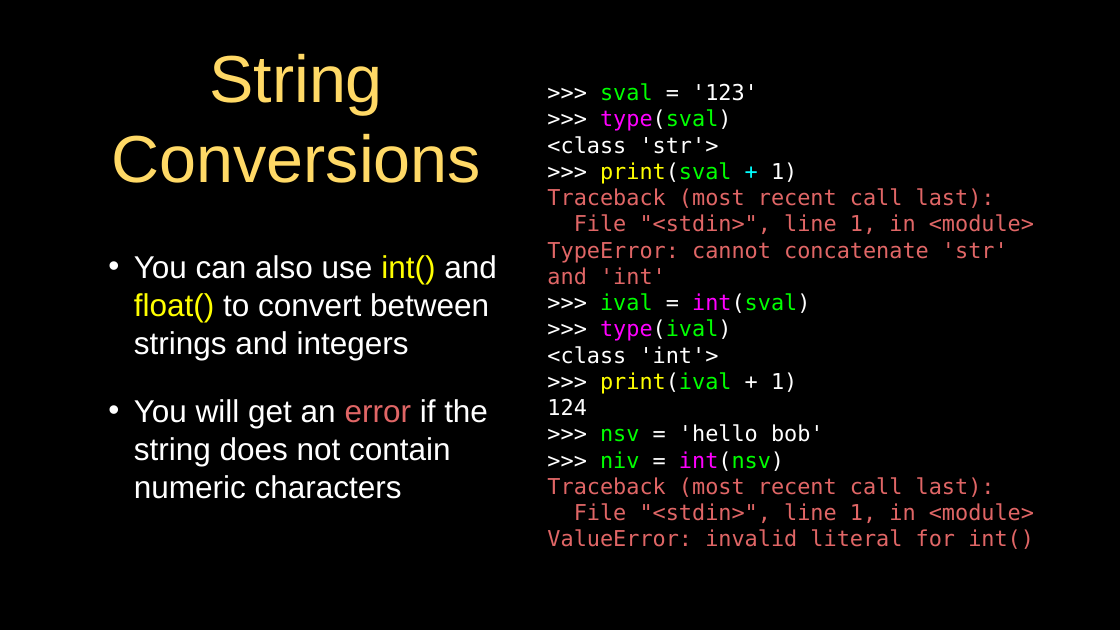
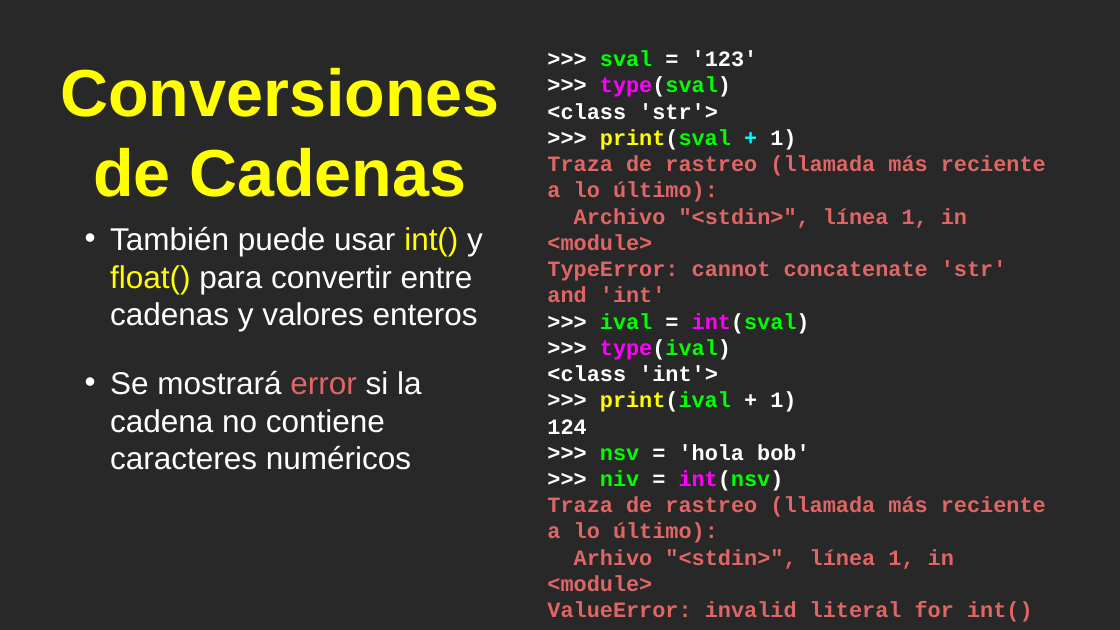
Before and after one commit to csev/py4e, a slide deck: slide 9 of lectures3/Pythonlearn-04-Functions.pptx. Drawn at 1120x630 pixels with LibreOffice and Linux fonts; fonts in the diff are those of the drawing. Boxes give left, top, right and bottom in pixels: in the first picture for what was removed or moved away, otherwise in the second. Text is boxed around its words. In the diff, an @@ line names an element or a change of style, - is before the commit and + after.

```diff
--- a/lectures3/Pythonlearn-04-Functions.pptx
+++ b/lectures3/Pythonlearn-04-Functions.pptx
@@ background #000000 to #282828 @@
@@ text at [547, 50, 1033, 622]: font DejaVu Sans Mono to Courier New, bold on in ">>> sval = '123'", ">>> type(sval)", "<class 'str'>", ">>> print(sval + 1)" and 8 more places @@
@@ text ">>> sval = '123'": place and size @@
-text ">>> sval = '123'" at [547, 83, 1034, 549]
+text ">>> sval = '123'" at [547, 50, 1046, 622]
@@ title at [60, 68, 499, 197]: text changed; text colour #FFD966 to #FFFF00; bold on @@
-String Conversions
+Conversiones de Cadenas
@@ text at [547, 155, 1046, 250]: text changed; font DejaVu Sans Mono to Courier New; bold on @@
-Traceback (most recent call last):
-File "<stdin>", line 1, in <module>
+Traza de rastreo (llamada más reciente a lo último):
+Archivo "<stdin>", línea 1, in <module>
@@ text at [110, 227, 483, 470]: text changed @@
-• You can also use int() and float() to convert between strings and integers
-• You will get an error if the string does not contain numeric characters
+• También puede usar int() y float() para convertir entre cadenas y valores enteros
+• Se mostrará error si la cadena no contiene caracteres numéricos
@@ text at [600, 444, 809, 461]: text changed; font DejaVu Sans Mono to Courier New; bold on @@
->>> nsv = 'hello bob'
+>>> nsv = 'hola bob'
@@ text at [547, 497, 1046, 591]: text changed; font DejaVu Sans Mono to Courier New; bold on @@
-Traceback (most recent call last):
-File "<stdin>", line 1, in <module>
+Traza de rastreo (llamada más reciente a lo último):
+Arhivo "<stdin>", línea 1, in <module>
@@ rectangle removed at [0, 576, 1120, 630] @@
```
Also in this commit, not shown: 9 other slides changed, 15 slides added, 15 slides removed, 4 other files.
